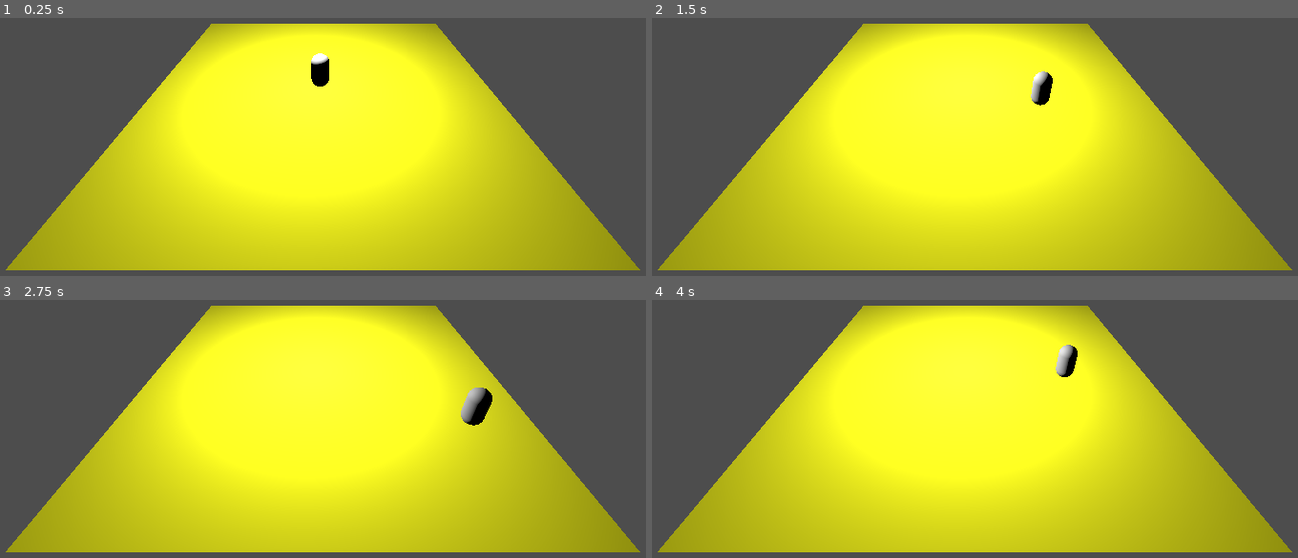
Above: before the commit, frames 1-4 (two rows, left to right).
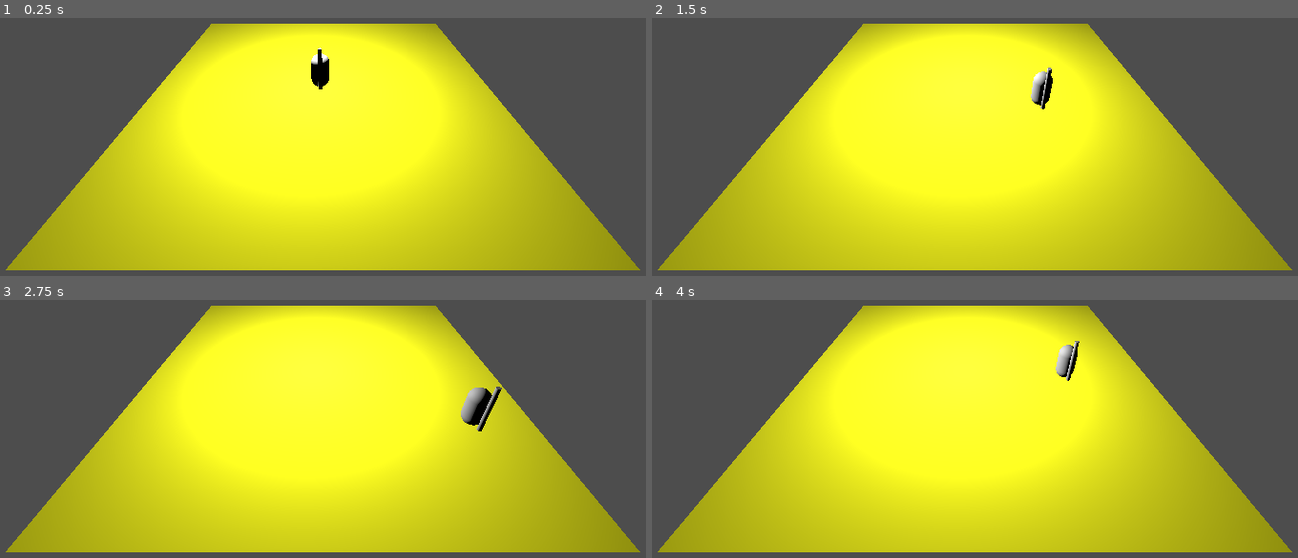
Above: after the commit, the same moments.

Repository: Aeren28/Ludum54
Game: Godot game, scene res://Scenes/Escenario.tscn
Two runs of this game, one before a commit and one after it. Both use one fixed random seed, a clock stepped at 60 frames per second and the inputs below.
Inputs (mouse positions are in pixels of both pictures, inside the frame that each line leads up to):
- Up to frame 1 (0.25 s): no input
- Up to frame 2 (1.5 s): move the mouse to (1142, 69) at 0.52 s; hold D (move_right) 0.53-1.28 s; click (1142, 69) at 0.6 s; move the mouse to (826, 113) at 1.27 s; hold S (move_down) from 1.28 s (still down); click (826, 113) at 1.35 s
- Up to frame 3 (2.75 s): move the mouse to (outside the picture) at 2.02 s; release S (move_down) at 2.03 s; hold D (move_right) from 2.03 s (still down); click (outside the picture) at 2.1 s
- Up to frame 4 (4 s): move the mouse to (936, 457) at 2.77 s; release D (move_right) at 2.78 s; hold W (move_up) 2.78-3.53 s; click (936, 457) at 2.85 s; move the mouse to (1207, 436) at 3.52 s; hold A (move_left) from 3.53 s (still down); click (1207, 436) at 3.6 s

The runs differ from the first frame. In frame 1, less than 0.1% of the frame differs, in the area x 49-50%, y 11-28%; in frame 2, less than 0.1%; in frame 3, 0.2%, in the area x 73-78%, y 33-51%; in frame 4, less than 0.1%.

Commit message:
Creando la weapon scene

Diff:
--- a/Scenes/Character.tscn
+++ b/Scenes/Character.tscn
@@ -1,6 +1,7 @@
-[gd_scene load_steps=4 format=3 uid="uid://lm4h5b8of8ne"]
+[gd_scene load_steps=5 format=3 uid="uid://lm4h5b8of8ne"]
 
 [ext_resource type="Script" path="res://Scripts/Character.gd" id="1_s46cv"]
+[ext_resource type="PackedScene" uid="uid://coe4kerya7xdn" path="res://Scenes/Weapon.tscn" id="2_toakj"]
 
 [sub_resource type="CapsuleMesh" id="CapsuleMesh_i2upd"]
 
@@ -16,3 +17,6 @@
 
 [node name="CollisionShape3D" type="CollisionShape3D" parent="."]
 shape = SubResource("CapsuleShape3D_xhwf5")
+
+[node name="StaticBody3D" parent="." instance=ExtResource("2_toakj")]
+transform = Transform3D(0.213672, 0, 0, 0, 1.21202, 0, 0, 0, 0.203786, 0, 0.53345, 0.801972)
--- /dev/null
+++ b/Scenes/Weapon.tscn
@@ -0,0 +1,17 @@
+[gd_scene load_steps=4 format=3 uid="uid://coe4kerya7xdn"]
+
+[sub_resource type="PhysicsMaterial" id="PhysicsMaterial_colk5"]
+
+[sub_resource type="CylinderMesh" id="CylinderMesh_y1goe"]
+
+[sub_resource type="CylinderShape3D" id="CylinderShape3D_ocasn"]
+
+[node name="StaticBody3D" type="StaticBody3D"]
+transform = Transform3D(0.213672, 0, 0, 0, 1.06472, 0, 0, 0, 0.203786, 0, 0, 0)
+physics_material_override = SubResource("PhysicsMaterial_colk5")
+
+[node name="MeshInstance3D" type="MeshInstance3D" parent="."]
+mesh = SubResource("CylinderMesh_y1goe")
+
+[node name="CollisionShape3D" type="CollisionShape3D" parent="."]
+shape = SubResource("CylinderShape3D_ocasn")
